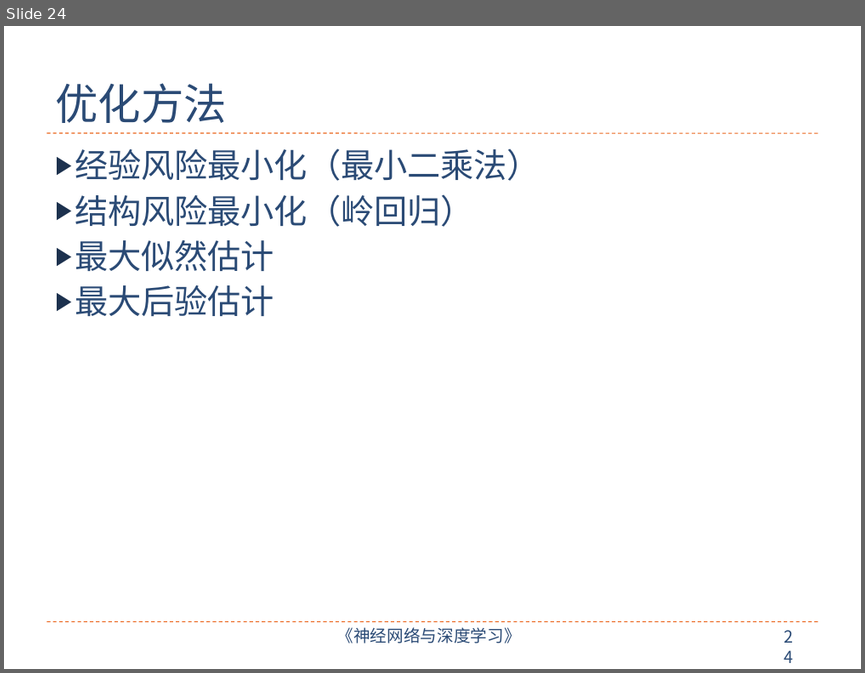
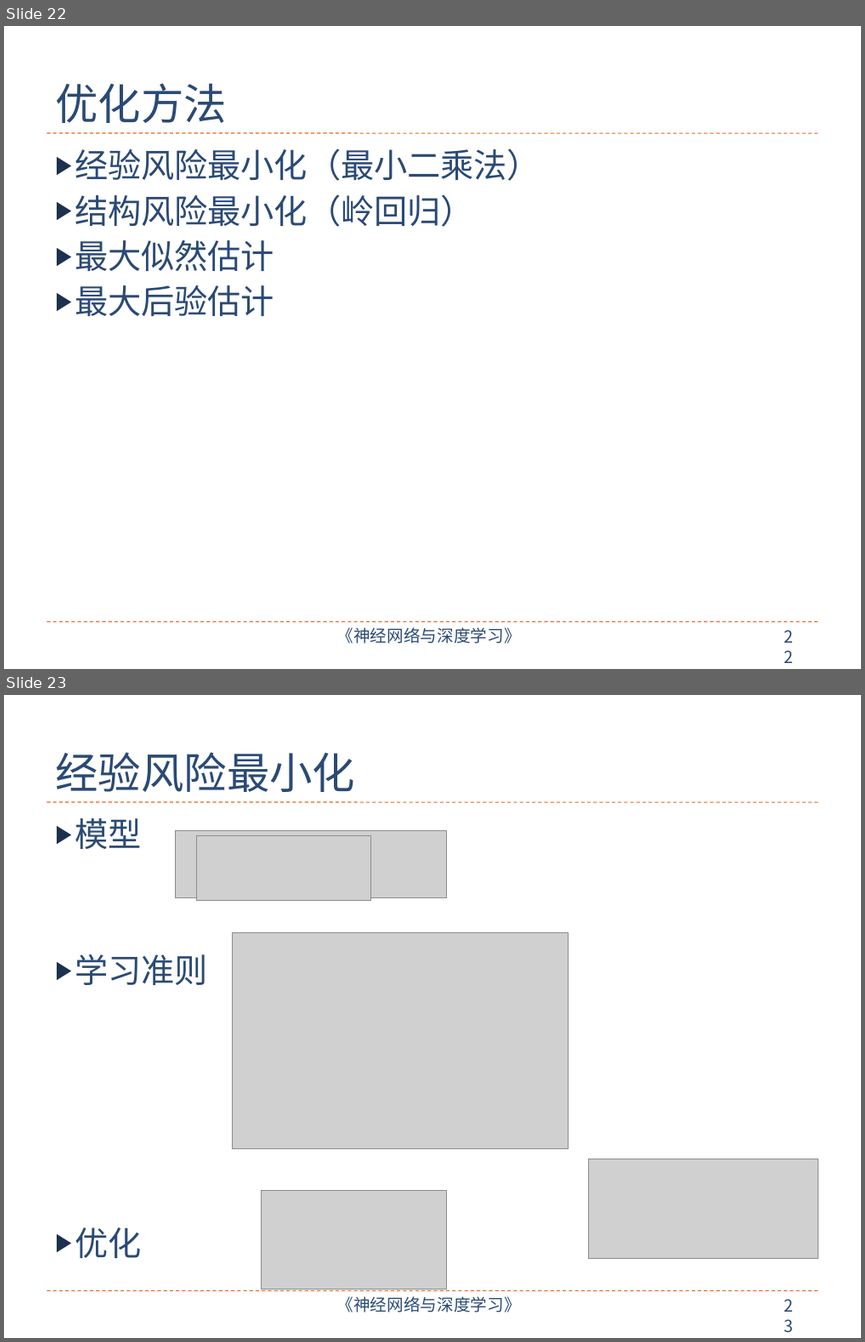
Before and after one commit to nndl/nndl.github.io, a slide deck: ppt/chap-机器学习概述.pptx. Shown one above the other, each under a label of ours: slide 24 before the commit, slides 22 and 23 after it. The pictures are 865x673 and 865x1342 pixels, drawn with LibreOffice and Linux fonts; fonts in the diff are those of the drawing; grey boxes stand for pictures. Boxes give left, top, right and bottom in pixels: in the first picture for what was removed or moved away, otherwise in the second. Text is boxed around its words. In the diff, an @@ line names an element or a change of style, - is before the commit and + after.

```diff
--- a/ppt/chap-机器学习概述.pptx
+++ b/ppt/chap-机器学习概述.pptx
@@ slide 23 added at [4, 695, 861, 1338], background #FFFFFF; not listed: 4 template elements that a slide beside it also shows @@
@@ title added at [55, 752, 355, 792], 36 pt, text #2A4A75 @@
+经验风险最小化
@@ text added at [75, 818, 208, 1258], 28 pt, text #2A4A75 @@
+▶ 模型
+▶ 学习准则
+▶ 优化
@@ picture added at [176, 830, 447, 897] @@
@@ picture added at [197, 835, 370, 900] @@
@@ picture added at [233, 933, 568, 1148] @@
@@ picture added at [588, 1159, 818, 1259] @@
@@ picture added at [261, 1191, 447, 1289] @@
@@ what was slide 24 is now slide 22 @@
@@ page number at [775, 623, 811, 652]: text changed @@
-24
+22
```
Also in this commit, not shown: 1 slide changed, 3 other slides added, 3 slides removed, 4 other files.
